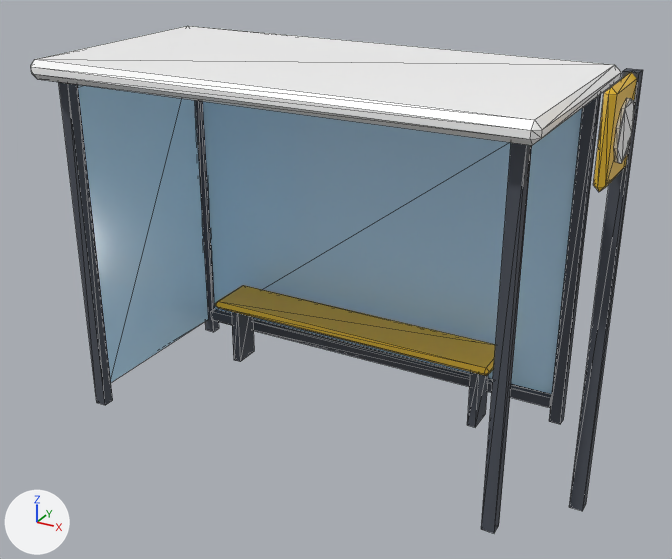
One commit to the glTF model world/models/props/bus-stop.glb: the scene before it, then after it.
Before and after are seen from a 50 mm camera at (2.79, -4.89, 3.5) aimed at (0.16, -0.1, 1.1). Lighting does not change. The marker at lower left points along +X, +Y and +Z. The picture after the commit comes second. Mesh edges are drawn as thin lines. Vertices at exactly the same position are counted once.

The first picture shows 'bus_stop'.
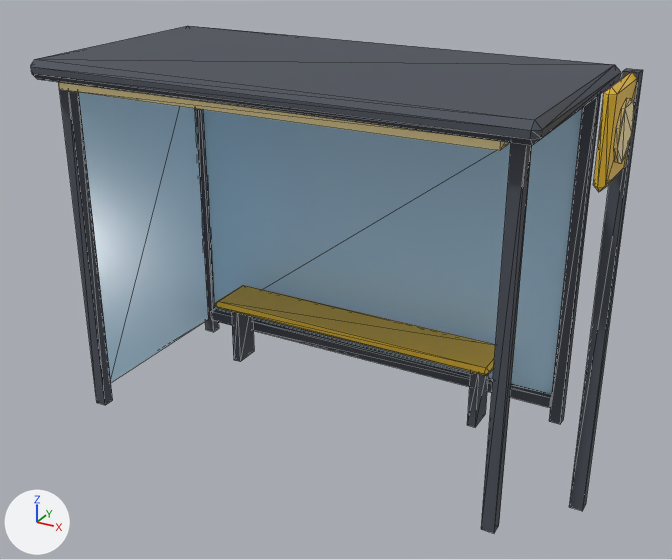
What differs and where, as boxes (x1, y1, x2, y2) in the pictures (672 x 559 px):
'bus_stop', surface changed, reshaped
    both: (31, 26, 643, 533)
part 1 of me_bus_stop, added
    after: (58, 82, 508, 151)
part 2 of me_bus_stop, recoloured (white to greyish blue)
    both: (31, 26, 621, 145)
part 3 of me_bus_stop, recoloured (white to beige)
    both: (614, 98, 634, 163)

Patch to the scene script:
```diff
--- a/world/models/props/bus-stop.glb.py
+++ b/world/models/props/bus-stop.glb.py
@@ mat_pal_glass @@
 mat_pal_glass.base_color = (0.521, 0.791, 1.0)  # blue #bfe6ff
-mat_pal_glass.roughness = 0.1
+mat_pal_glass.roughness = 0.2
@@ mat_pal_glow @@
+mat_pal_glow = principled_material('pal_glow')
+mat_pal_glow.base_color = (1.0, 0.815, 0.392)  # beige #ffe9a8
@@ me_bus_stop @@
 # used by ob_bus_stop; location = (0.0, 0.0, 0.0)
-me_bus_stop.from_pydata(...)  # 174 vertices, 292 faces; spans x -1.6..1.89, y -0.8..0.8, z 0.0..2.6
+me_bus_stop.from_pydata(...)  # 182 vertices, 304 faces; spans x -1.6..1.89, y -0.8..0.8, z 0.0..2.6
+# me_bus_stop part 1: a new loose piece, a box spanning x -1.4..1.4, y -0.75..-0.63, z 2.28..2.33, in mat_pal_glow (beige #ffe9a8)
+# me_bus_stop part 2: 44 faces spanning x -1.6..1.6, y -0.8..0.8, z 2.33..2.45 switch from mat_pal_white (white #ffffff) to mat_pal_asphalt (greyish blue #4a4f59)
+# me_bus_stop part 3: 72 faces spanning x 1.8..1.89, y -0.52..-0.22, z 2.19..2.51 switch from mat_pal_white (white #ffffff) to mat_pal_glow (beige #ffe9a8)
 me_bus_stop.materials.append(mat_pal_glass)
```
